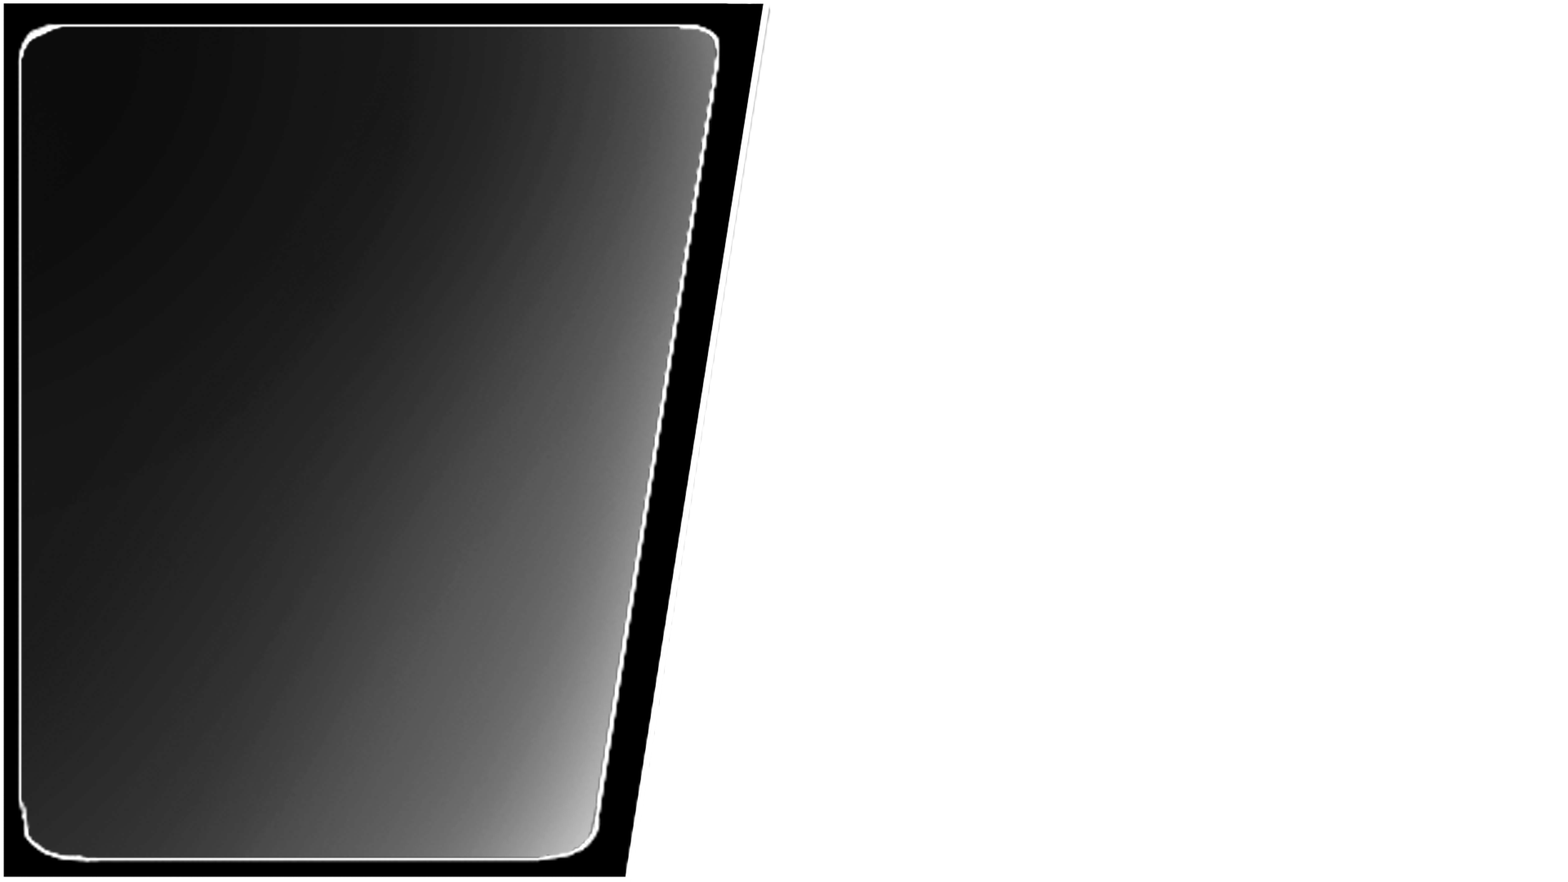
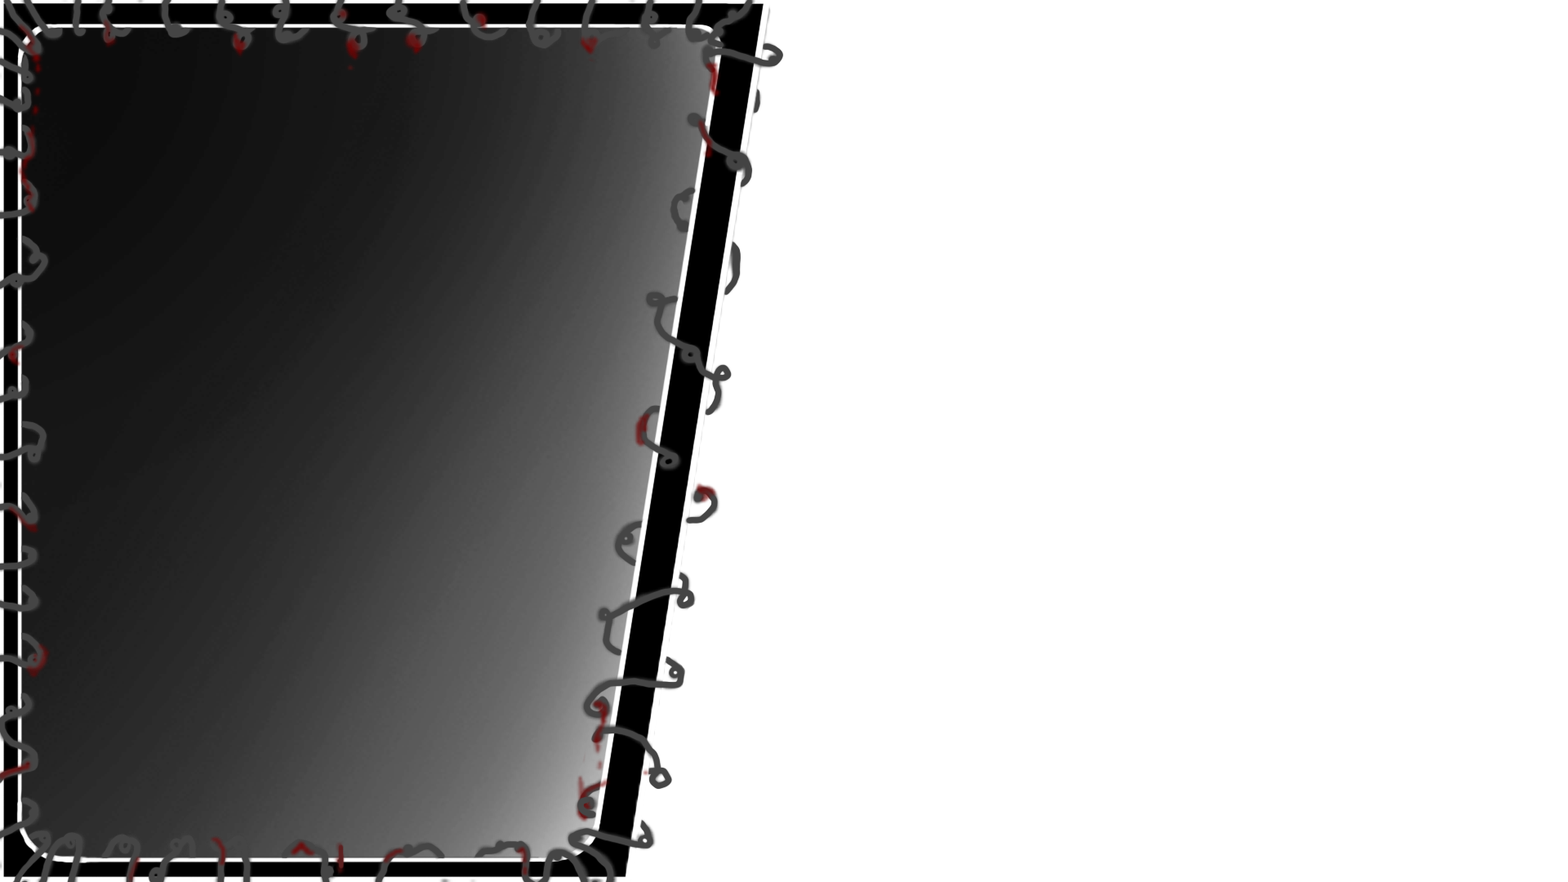
Comparing the layer stacks of the two w=1568, h=882 images. Changes:
showed group "Title Stage" (1st of 2, in "Title Stage 3") (4 layers) over 0, 0, 784, 882
painted on "Slight Blood" (1st of 2, in "Title Stage 3" › "Title Stage") over 102, 55, 597, 870
added layer "Cai's fuckass squiggles copy" in group "Title Stage" over 0, 0, 784, 882
added layer "Border Color copy" in group "Title Stage" over 0, 0, 773, 882
hid group "Title Stage" (2nd of 2, in "Title Stage 3") (3 layers) over 0, 0, 784, 882
painted on "Border Color" (1st of 3, in "Title Stage 3" › "Title Stage") over 15, 22, 723, 865